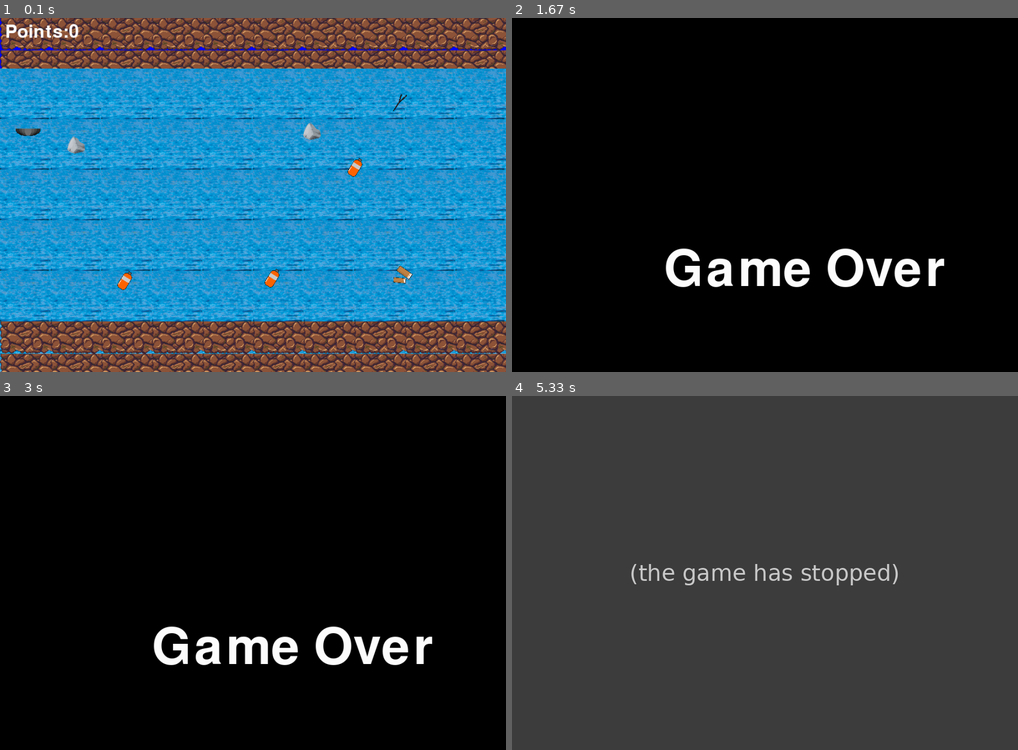
Above: before the commit, frames 1-4 (two rows, left to right).
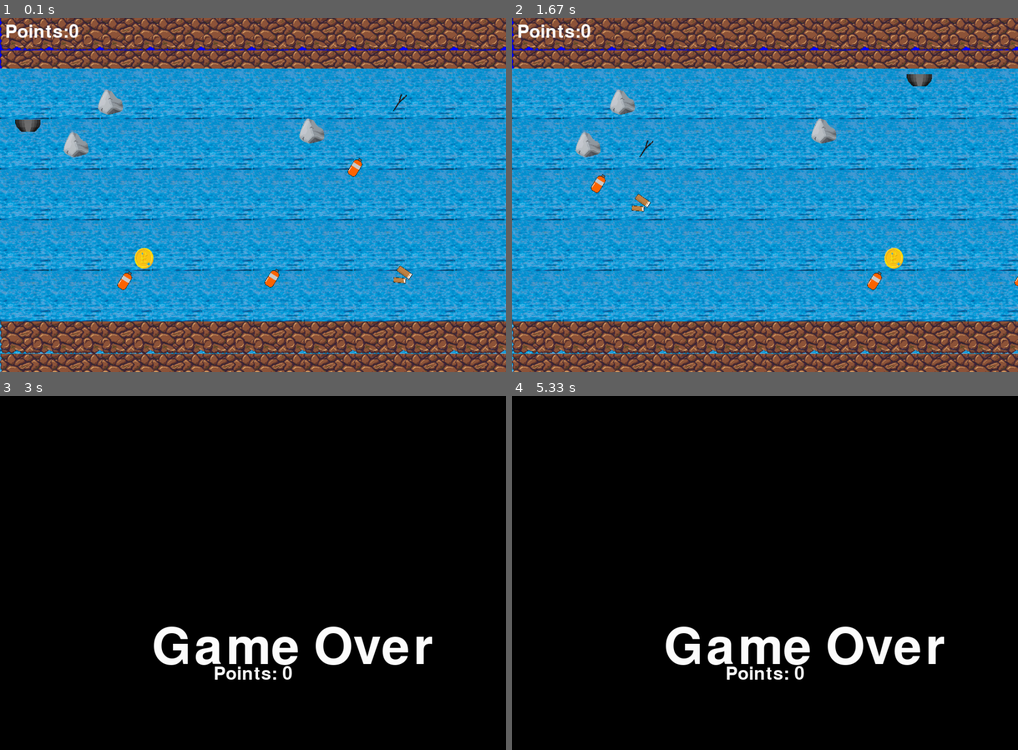
Above: after the commit, the same moments.

Repository: tur-learning/CIS1051-python
Game: pygame game, started from assignments/leah-tiber-river-final-project/main.py
Same seed, same stepped clock (60 frames per second), same inputs: the game is played once before the commit and once after it.
Inputs:
- Up to frame 1 (0.1 s): no input
- Up to frame 2 (1.67 s): hold Right 0.33-0.8 s; hold Up 0.83-1.13 s; hold Right 1.17-1.63 s
- Up to frame 3 (3 s): hold Down 1.67-1.97 s; hold Up 2-2.37 s; hold Right from 2.4 s (still down)
- Up to frame 4 (5.33 s): release Right at 3.03 s; hold Down 3.07-3.43 s; hold Right 3.47-3.93 s; hold Up 3.97-4.27 s; hold Right 4.3-4.77 s; hold Down 4.8-5.1 s; hold Up from 5.13 s (still down)

The runs differ from the first frame. In frame 1, 1.0% of the frame differs, in the area x 3-65%, y 20-71%; in frame 2, 100%, in the area x 0-100%, y 0-100%; in frame 3, 0.3%; in frame 4, 100%.
Before the commit the program exited at 5.25 s; later frames show no game.

Commit message:
Final Game

Diff:
--- a/assignments/leah-tiber-river-final-project/game.py
+++ b/assignments/leah-tiber-river-final-project/game.py
@@ -1,7 +1,7 @@
 import pygame
 import sys
 import asyncio
-from objects import Boat, GameManager, Trash, Rock
+from objects import Boat, GameManager, Trash, Rock, Coin
 import time
 import random
 
@@ -32,9 +32,10 @@
 
     trash_group = pygame.sprite.Group()
     rock_group = pygame.sprite.Group()
+    coin_group = pygame.sprite.Group()
 
     trash_counters = 0
-    trash_threshold = 200
+    trash_threshold = 30
 
     sprite1 = Trash(random.uniform(tile_size, (len(tiles[0]) - 2)*tile_size),
                     random.uniform(tile_size, (len(tiles) - 2)*tile_size), screen_width, tile_size, tiles)
@@ -54,12 +55,18 @@
                     random.uniform(tile_size, (len(tiles) - 2)*tile_size), screen_width, tile_size, tiles)
     rock2 = Rock(random.uniform(tile_size, (len(tiles[0]) - 2)*tile_size),
                     random.uniform(tile_size, (len(tiles) - 2)*tile_size), screen_width, tile_size, tiles)
-    rock_group.add(rock1, rock2)
+    rock3 = Rock(random.uniform(tile_size, (len(tiles[0]) - 2)*tile_size),
+                    random.uniform(tile_size, (len(tiles) - 2)*tile_size), screen_width, tile_size, tiles)
+    rock_group.add(rock1, rock2, rock3)
+
+    coin1 = Coin(random.uniform(tile_size, (len(tiles[0]) - 2)*tile_size),
+                    random.uniform(tile_size, (len(tiles) - 2)*tile_size), screen_width, tile_size, tiles)
+    coin_group.add(coin1)
 
 
     boat_pos = [0,200]
     boat_width = 50
-    boat_height= 50
+    boat_height= 25
 
 
     game_manager = GameManager(screen, screen_width)
@@ -75,7 +82,8 @@
                 break
 
         keys = pygame.key.get_pressed()
-        boat.move(keys, tiles, rock_group)
+        boat.move(keys, tiles, rock_group, coin_group)
+        trash_counters = 0
 
         screen.fill((0, 0, 255))
 
@@ -92,10 +100,13 @@
         rock_group.update()
         rock_group.draw(screen)
 
+        coin_group.update()
+        coin_group.draw(screen)
+
         trash_collisions = pygame.sprite.spritecollide(boat, trash_group, False)
 
         for trash in trash_collisions:
-            trash.trash_counter += 1
+            trash.update_counter()
             trash.generate_trash()
             boat.handle_collision()
 
@@ -115,10 +126,12 @@
             if trash_counters > trash_threshold:
                 boat.game_over = True
 
+        print(trash_counters)
+
 
 
         if boat.game_over:
-            boat.display_game_over_screen()
+            boat.display_game_over_screen(boat.points, trash_counters, trash_threshold)
             pygame.display.flip()
             pygame.time.delay(3000)
             running = False
--- a/assignments/leah-tiber-river-final-project/objects.py
+++ b/assignments/leah-tiber-river-final-project/objects.py
@@ -17,7 +17,7 @@
         self.game_over = False
         self.points = 0
 
-    def move(self, keys, tiles, rock_group):
+    def move(self, keys, tiles, rock_group, coin_group):
         self.rect.x += 5
         if keys[pygame.K_UP]:
             self.rect.y -= 5
@@ -39,6 +39,13 @@
         if 0 <= tile_y < len(tiles) and 0 <= tile_x < len(tiles[0]) and tiles[tile_y][tile_x] == 0:
             self.game_over = True
 
+
+        coin_collisions = pygame.sprite.spritecollide(self, coin_group, False)
+
+        for coin in coin_collisions:
+            coin.generate_coin()
+            self.handle_collision_coin()
+
     def handle_collision(self):
         self.points += 10
         print(f"Trash collected! Points: {self.points}")
@@ -47,8 +54,11 @@
         self.game_over = True
         self.game_manager.game_over = True
 
-    def display_game_over_screen(self):
-        self.game_manager.display_game_over_screen()
+    def handle_collision_coin(self):
+        self.rect.x -= 200
+
+    def display_game_over_screen(self, points, trash_counters, trash_threshold):
+        self.game_manager.display_game_over_screen(points, trash_counters, trash_threshold)
 
     def draw (self, screen):
         screen.blit(self.boat, self.rect)
@@ -60,12 +70,26 @@
         self.screen = screen
         self.screen_width = screen_width
 
-    def display_game_over_screen(self):
+    def display_game_over_screen(self, points, trash_counters, trash_threshold):
         game_over_font_render = pygame.font.Font(pygame.font.get_default_font(), 100)
-        game_over_text = game_over_font_render.render("Game Over", True, (255, 255, 255))
+        points_font = pygame.font.Font(pygame.font.get_default_font(), 36)
+
+        if trash_counters > trash_threshold:
+            game_over_text = game_over_font_render.render("U rock!", True, (255, 255, 255))
+            points_text = points_font.render(f'Points: {points}', True, (255,255,255))
+        else:
+            game_over_text = game_over_font_render.render("Game Over", True, (255, 255, 255))
+            points_text = points_font.render(f'Points: {points}', True, (255,255,255))
+
+
+        points_text_rect = points_text.get_rect()
+        points_text_rect.center = (self.screen_width // 2, self.screen_width // 2 + 50)
+
 
         self.screen.fill((0, 0, 0))  # Fill the screen with black
         self.screen.blit(game_over_text, (self.screen_width // 2 - 200, self.screen_width // 2 - 50))
+        self.screen.blit(points_text, points_text_rect.topleft)
+
         pygame.display.flip()
 
 
@@ -84,13 +108,20 @@
         self.tile_size = tile_size
         self.trash_counter = 0
 
-
+    def reinit(self, x, y):
+        original_image = pygame.image.load(random.choice(self.trash_types))
+        self.image = pygame.transform.scale(original_image, (0.5*self.tile_size, 0.5*self.tile_size))
+        self.rect = self.image.get_rect()
+        self.rect.x = x
+        self.rect.y = y
 
     def generate_trash(self):
         x = 0
         y = random.uniform(self.tile_size, (len(self.tiles) - 2)*self.tile_size)
-        self.__init__(x, y, self.screen_width, self.tile_size, self.tiles)
+        self.reinit(x, y)
 
+    def update_counter(self):
+        self.trash_counter += 1
 
 
     def update(self):
@@ -127,3 +158,27 @@
             #tile_y = int(self.rect.y / self.tile_size)
             #if 0 <= tile_y < len(self.tiles) and 0 <= tile_x < len(self.tiles[0]) and self.tiles[tile_y][tile_x] == 0:
                 #self.game_manager.game_over = True
+
+
+class Coin(pygame.sprite.Sprite):
+    def __init__(self, x, y, screen_width, tile_size, tiles):
+        super().__init__()
+        original_image = pygame.image.load("objects/coin.png")
+        self.image = pygame.transform.scale(original_image, (int(0.5 * tile_size), int(0.5 * tile_size)))
+        self.rect = self.image.get_rect()
+        self.rect.x = x
+        self.rect.y = y
+        self.screen_width = screen_width
+        self.tiles = tiles
+        self.tile_size = tile_size
+
+    def generate_coin(self):
+        x = random.uniform(0, self.screen_width)
+        y = random.uniform(self.tile_size, (len(self.tiles) - 2)*self.tile_size)
+        self.__init__(x, y, self.screen_width, self.tile_size, self.tiles)
+
+    def update(self):
+        self.rect.x += 5
+        if self.rect.x > self.screen_width:
+            self.rect.x = 0
+            self.generate_coin()
Binary file changed: assignments/leah-tiber-river-final-project/objects/boat.png
Binary file added: assignments/leah-tiber-river-final-project/objects/coin.png
Binary file changed: assignments/leah-tiber-river-final-project/objects/rock.png
